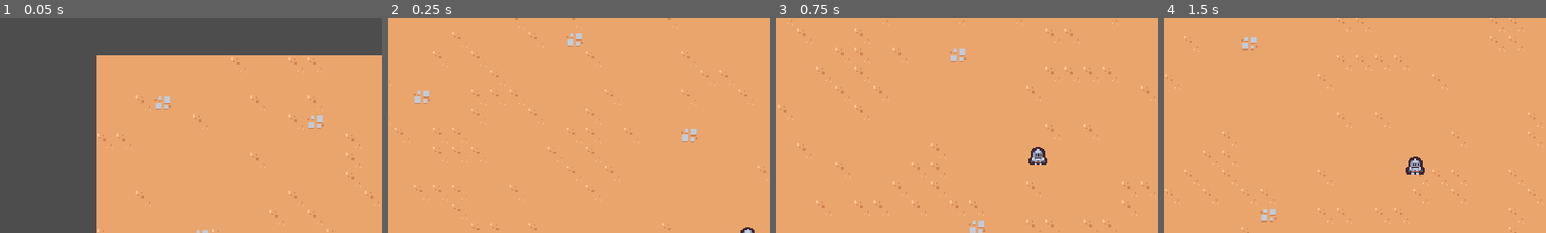
Above: before the commit, frames 1-4 (left to right).
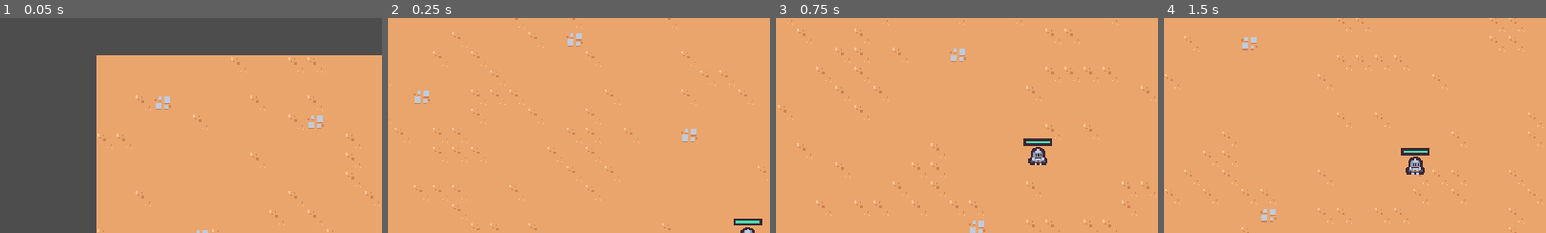
Above: after the commit, the same moments.

Repository: fguillen/2DSurvivorsCourse
Game: Godot game, scene res://Scenes/Main/Main.tscn
Same seed, same stepped clock (60 frames per second), same inputs: the game is played once before the commit and once after it.
Inputs (mouse positions are % of the whole screen's width and height, from its top left):
- Up to frame 1 (0.05 s): no input
- Up to frame 2 (0.25 s): no input
- Up to frame 3 (0.75 s): move the mouse to (72, 45) at 0.52 s; press the mouse at (72, 45) at 0.53 s; hold D (move_right) from 0.53 s (still down)
- Up to frame 4 (1.5 s): move the mouse to (30, 55) at 1.27 s; release D (move_right) at 1.28 s; release the mouse at (30, 55) at 1.28 s; hold S (move_down) from 1.28 s (still down); click (30, 55) at 1.35 s
The pictures show only the part of the screen within x 19-69%, y 17-67%; the shares and areas given below are measured in that part.

Frame 1 is identical in both runs. In frame 2, 0.2% of the frame differs, in the area x 90-98%, y 93-97%; in frame 3, 0.3%, in the area x 64-73%, y 56-60%; in frame 4, 0.3%.

Commit message:
Health bar and Success Screen

Diff:
--- a/Scenes/Main/Main.tscn
+++ b/Scenes/Main/Main.tscn
@@ -9,6 +9,7 @@
 [ext_resource type="PackedScene" uid="uid://1rc432x80f2i" path="res://Scenes/ui/experience_bar.tscn" id="2_rt856"]
 [ext_resource type="PackedScene" uid="uid://c41w1sn5oo1bw" path="res://environment/game_camera.tscn" id="3_g0q8l"]
 [ext_resource type="PackedScene" uid="uid://be0moexyb2s5l" path="res://Scenes/game_objects/enemy_base/enemy_base.tscn" id="4_o3xjv"]
+[ext_resource type="PackedScene" uid="uid://cdy4ev8vqokuf" path="res://Scenes/ui/success_screen.tscn" id="5_70iqb"]
 [ext_resource type="PackedScene" uid="uid://bx314cead33f2" path="res://Scenes/managers/upgrade_manager.tscn" id="5_imy0s"]
 [ext_resource type="PackedScene" uid="uid://brq02nvice0wv" path="res://Scenes/ui/upgrade_screen.tscn" id="6_y2ku4"]
 
@@ -22,6 +23,7 @@
 [node name="ExperienceManager" parent="." instance=ExtResource("1_y76ip")]
 
 [node name="ArenaTimeManager" parent="." instance=ExtResource("1_poucw")]
+success_screen_scene = ExtResource("5_70iqb")
 
 [node name="UpgradeManager" parent="." instance=ExtResource("5_imy0s")]
 upgrade_screen_scene = ExtResource("6_y2ku4")
--- a/Scenes/autoloads/groups_utils.gd
+++ b/Scenes/autoloads/groups_utils.gd
@@ -38,7 +38,7 @@
 
 
 func _get_first_node_in_group(group_name: String) -> Node:
-	if _cache.has(group_name):
+	if _cache.has(group_name) and is_instance_valid(_cache[group_name]):
 		return _cache[group_name]
 
 	var node = get_tree().get_first_node_in_group(group_name) as Node
--- a/Scenes/game_objects/Player/Player.gd
+++ b/Scenes/game_objects/Player/Player.gd
@@ -13,6 +13,10 @@
 	move_and_slide()
 
 
+func die():
+	queue_free()
+
+
 func _get_direction() -> Vector2:
 	var x_movement = Input.get_action_strength("move_right") - Input.get_action_strength("move_left")
 	var y_movement = Input.get_action_strength("move_down") - Input.get_action_strength("move_up")
--- a/Scenes/game_objects/Player/Player.tscn
+++ b/Scenes/game_objects/Player/Player.tscn
@@ -1,21 +1,51 @@
-[gd_scene load_steps=6 format=3 uid="uid://dwpp4bl441cr3"]
+[gd_scene load_steps=10 format=3 uid="uid://dwpp4bl441cr3"]
 
 [ext_resource type="Script" path="res://Scenes/game_objects/Player/Player.gd" id="1_5qcf4"]
 [ext_resource type="Texture2D" uid="uid://c4cj3derl7n8c" path="res://Scenes/game_objects/Player/Player_Sprite.png" id="1_xn35m"]
+[ext_resource type="PackedScene" uid="uid://n3uc4l5l247q" path="res://components/health/health_component.tscn" id="2_q5sy5"]
+[ext_resource type="PackedScene" uid="uid://bdtkwrkk21474" path="res://components/hurtbox_component.tscn" id="3_mr0p3"]
 [ext_resource type="PackedScene" uid="uid://07vxyye27dnq" path="res://Scenes/abilities/sword/sword_ability_controller.tscn" id="3_xvco3"]
+[ext_resource type="PackedScene" uid="uid://bgb5spu3gxpml" path="res://components/health_bar_component.tscn" id="4_jlx6i"]
+
+[sub_resource type="CircleShape2D" id="CircleShape2D_8altu"]
+radius = 7.0
+
+[sub_resource type="CircleShape2D" id="CircleShape2D_usfi4"]
+radius = 25.0
 
 [sub_resource type="CircleShape2D" id="CircleShape2D_hn5t8"]
 radius = 5.0
 
-[sub_resource type="CircleShape2D" id="CircleShape2D_usfi4"]
-radius = 25.0
-
 [node name="Player" type="CharacterBody2D" groups=["player"]]
-collision_layer = 0
+collision_layer = 2
 motion_mode = 1
 script = ExtResource("1_5qcf4")
 
+[node name="HealthComponent" parent="." instance=ExtResource("2_q5sy5")]
+debug = true
+
+[node name="HurtboxComponent" parent="." instance=ExtResource("3_mr0p3")]
+position = Vector2(0, -7)
+collision_mask = 4
+
+[node name="CollisionShape2D" type="CollisionShape2D" parent="HurtboxComponent"]
+shape = SubResource("CircleShape2D_8altu")
+
+[node name="HealthBarComponent" parent="." instance=ExtResource("4_jlx6i")]
+offset_left = -12.0
+offset_top = -22.0
+offset_right = 12.0
+offset_bottom = -16.0
+
 [node name="SwordAbilityController" parent="." instance=ExtResource("3_xvco3")]
+
+[node name="PickableArea2D" type="Area2D" parent="SwordAbilityController"]
+collision_layer = 128
+collision_mask = 64
+
+[node name="CollisionShape2D" type="CollisionShape2D" parent="SwordAbilityController/PickableArea2D"]
+position = Vector2(0, -6)
+shape = SubResource("CircleShape2D_usfi4")
 
 [node name="Sprite2D" type="Sprite2D" parent="."]
 position = Vector2(0, -8)
@@ -25,10 +55,6 @@
 position = Vector2(0, -5)
 shape = SubResource("CircleShape2D_hn5t8")
 
-[node name="PickableArea2D" type="Area2D" parent="."]
-collision_layer = 128
-collision_mask = 64
-
-[node name="CollisionShape2D" type="CollisionShape2D" parent="PickableArea2D"]
-position = Vector2(0, -6)
-shape = SubResource("CircleShape2D_usfi4")
+[connection signal="health_changed" from="HealthComponent" to="HealthBarComponent" method="set_health"]
+[connection signal="out_of_health" from="HealthComponent" to="." method="die"]
+[connection signal="got_hurt" from="HurtboxComponent" to="HealthComponent" method="damage"]
--- a/Scenes/game_objects/enemy_base/enemy_base.gd
+++ b/Scenes/game_objects/enemy_base/enemy_base.gd
@@ -5,6 +5,8 @@
 
 
 const MAX_SPEED = 40
+
+@export var damage := 1
 
 
 func die():
--- a/Scenes/game_objects/enemy_base/enemy_base.tscn
+++ b/Scenes/game_objects/enemy_base/enemy_base.tscn
@@ -13,7 +13,7 @@
 
 [node name="EnemyBase" type="CharacterBody2D" groups=["enemy"]]
 collision_layer = 4
-collision_mask = 13
+collision_mask = 5
 motion_mode = 1
 script = ExtResource("1_6rqo2")
 
@@ -23,7 +23,7 @@
 
 [node name="HurtboxComponent" parent="." instance=ExtResource("4_pysmj")]
 
-[node name="CollisionShape2D2" type="CollisionShape2D" parent="HurtboxComponent"]
+[node name="CollisionShape2D" type="CollisionShape2D" parent="HurtboxComponent"]
 position = Vector2(0, -4)
 shape = SubResource("CircleShape2D_5lm0i")
 
@@ -31,7 +31,7 @@
 position = Vector2(0, -4)
 texture = ExtResource("1_iil1o")
 
-[node name="CollisionShape2D" type="CollisionShape2D" parent="."]
+[node name="CollsionShape2D" type="CollisionShape2D" parent="."]
 position = Vector2(0, -5)
 shape = SubResource("CircleShape2D_bqa7d")
 
--- a/Scenes/managers/arena_time_manager.gd
+++ b/Scenes/managers/arena_time_manager.gd
@@ -1,8 +1,19 @@
 class_name ArenaTimeManager
 extends Node
+
+@export var success_screen_scene: PackedScene
 
 @onready var timer:Timer = $Timer
 
 
 func get_elapsed_time() -> float:
 	return timer.wait_time - timer.time_left
+
+
+func show_success_screen():
+	var success_screen = success_screen_scene.instantiate()
+	add_child(success_screen)
+
+
+func _on_timer_timeout():
+	show_success_screen()
--- a/Scenes/managers/arena_time_manager.tscn
+++ b/Scenes/managers/arena_time_manager.tscn
@@ -6,6 +6,8 @@
 script = ExtResource("1_csw5p")
 
 [node name="Timer" type="Timer" parent="."]
-wait_time = 60.0
+wait_time = 5.0
 one_shot = true
 autostart = true
+
+[connection signal="timeout" from="Timer" to="." method="_on_timer_timeout"]
--- /dev/null
+++ b/Scenes/ui/success_screen.gd
@@ -0,0 +1,34 @@
+# 01. @tool
+# 02. class_name
+# 03. extends
+extends CanvasLayer
+
+# 04. # docstring
+#
+# 05. signals
+# 06. enums
+# 07. constants
+# 08. exported variables
+# 09. public variables
+# 10. private variables
+# 11. onready variables
+#
+# 12. optional built-in virtual _init method
+# 13. optional built-in virtual _enter_tree() method
+# 14. built-in virtual _ready method
+func _ready():
+	get_tree().paused = true
+
+# 15. remaining built-in virtual methods
+# 16. public methods
+# 17. private methods
+# 18. signal listeners
+func _on_restart_button_pressed():
+	get_tree().paused = false
+	get_tree().reload_current_scene()
+
+
+func _on_quit_button_pressed():
+	get_tree().quit()
+
+# 19. subclasses
--- /dev/null
+++ b/Scenes/ui/success_screen.tscn
@@ -0,0 +1,60 @@
+[gd_scene load_steps=2 format=3 uid="uid://cdy4ev8vqokuf"]
+
+[ext_resource type="Script" path="res://Scenes/ui/success_screen.gd" id="1_lrkfe"]
+
+[node name="SuccessScreen" type="CanvasLayer"]
+process_mode = 3
+script = ExtResource("1_lrkfe")
+
+[node name="MarginContainer" type="MarginContainer" parent="."]
+anchors_preset = 15
+anchor_right = 1.0
+anchor_bottom = 1.0
+grow_horizontal = 2
+grow_vertical = 2
+
+[node name="Panel" type="Panel" parent="MarginContainer"]
+custom_minimum_size = Vector2(180, 150)
+layout_direction = 2
+layout_mode = 2
+size_flags_horizontal = 4
+size_flags_vertical = 4
+
+[node name="MarginContainer" type="MarginContainer" parent="MarginContainer/Panel"]
+layout_mode = 1
+anchors_preset = 15
+anchor_right = 1.0
+anchor_bottom = 1.0
+grow_horizontal = 2
+grow_vertical = 2
+theme_override_constants/margin_left = 8
+theme_override_constants/margin_top = 8
+theme_override_constants/margin_right = 8
+theme_override_constants/margin_bottom = 8
+
+[node name="VBoxContainer" type="VBoxContainer" parent="MarginContainer/Panel/MarginContainer"]
+layout_mode = 2
+
+[node name="TitleLabel" type="Label" parent="MarginContainer/Panel/MarginContainer/VBoxContainer"]
+layout_mode = 2
+theme_override_font_sizes/font_size = 24
+text = "Victory"
+horizontal_alignment = 1
+vertical_alignment = 1
+
+[node name="TextLabel" type="Label" parent="MarginContainer/Panel/MarginContainer/VBoxContainer"]
+layout_mode = 2
+text = "You won!"
+horizontal_alignment = 1
+vertical_alignment = 1
+
+[node name="RestartButton" type="Button" parent="MarginContainer/Panel/MarginContainer/VBoxContainer"]
+layout_mode = 2
+text = "Restart Game"
+
+[node name="QuitButton" type="Button" parent="MarginContainer/Panel/MarginContainer/VBoxContainer"]
+layout_mode = 2
+text = "Quit Game"
+
+[connection signal="pressed" from="MarginContainer/Panel/MarginContainer/VBoxContainer/RestartButton" to="." method="_on_restart_button_pressed"]
+[connection signal="pressed" from="MarginContainer/Panel/MarginContainer/VBoxContainer/QuitButton" to="." method="_on_quit_button_pressed"]
--- /dev/null
+++ b/components/damage_component.gd
@@ -0,0 +1,23 @@
+# 01. @tool
+# 02. class_name
+# 03. extends
+extends Area2D
+
+# 04. # docstring
+#
+# 05. signals
+# 06. enums
+# 07. constants
+# 08. exported variables
+# 09. public variables
+# 10. private variables
+# 11. onready variables
+#
+# 12. optional built-in virtual _init method
+# 13. optional built-in virtual _enter_tree() method
+# 14. built-in virtual _ready method
+# 15. remaining built-in virtual methods
+# 16. public methods
+# 17. private methods
+# 18. signal listeners
+# 19. subclasses
--- /dev/null
+++ b/components/damage_component.tscn
@@ -0,0 +1,6 @@
+[gd_scene load_steps=2 format=3 uid="uid://bjusqbiy3ysvi"]
+
+[ext_resource type="Script" path="res://components/damage_component.gd" id="1_145sf"]
+
+[node name="DamageComponent" type="Area2D"]
+script = ExtResource("1_145sf")
--- a/components/health/health_component.gd
+++ b/components/health/health_component.gd
@@ -2,16 +2,27 @@
 extends Node
 
 @export var max_health: = 10
+@export var debug: = false
 var health:int
 
 signal out_of_health
+signal health_changed(current_health: int, max_health: int)
 
 
 func _ready():
 	health = max_health
+	emit_signal("health_changed", health, max_health)
 
 
 func damage(value:int):
 	health = max(health - value, 0)
+	_log("%s.HealthComponent.damage: %d, health: %d" % [owner.name, value, health])
+	emit_signal("health_changed", health, max_health)
+
 	if health == 0:
 		emit_signal("out_of_health")
+
+
+func _log(message: String):
+	if debug:
+		print(message)
--- /dev/null
+++ b/components/health_bar_component.gd
@@ -0,0 +1,26 @@
+# 01. @tool
+# 02. class_name
+# 03. extends
+extends ProgressBar
+
+# 04. # docstring
+#
+# 05. signals
+# 06. enums
+# 07. constants
+# 08. exported variables
+# 09. public variables
+# 10. private variables
+# 11. onready variables
+#
+# 12. optional built-in virtual _init method
+# 13. optional built-in virtual _enter_tree() method
+# 14. built-in virtual _ready method
+# 15. remaining built-in virtual methods
+# 16. public methods
+func set_health(current_health: int, max_health: int):
+	value = min(current_health / float(max_health), 1.0)
+
+# 17. private methods
+# 18. signal listeners
+# 19. subclasses
--- /dev/null
+++ b/components/health_bar_component.tscn
@@ -0,0 +1,26 @@
+[gd_scene load_steps=4 format=3 uid="uid://bgb5spu3gxpml"]
+
+[ext_resource type="Script" path="res://components/health_bar_component.gd" id="1_ccjkt"]
+
+[sub_resource type="StyleBoxFlat" id="StyleBoxFlat_bnhff"]
+bg_color = Color(0.247059, 0.14902, 0.192157, 1)
+
+[sub_resource type="StyleBoxFlat" id="StyleBoxFlat_uaw8w"]
+bg_color = Color(0.262745, 0.882353, 0.701961, 1)
+border_width_left = 2
+border_width_top = 2
+border_width_right = 2
+border_width_bottom = 2
+border_color = Color(0.247059, 0.14902, 0.192157, 1)
+
+[node name="HealthBarComponent" type="ProgressBar"]
+custom_minimum_size = Vector2(24, 6)
+offset_right = 24.0
+offset_bottom = 6.0
+pivot_offset = Vector2(12, 3)
+theme_override_styles/background = SubResource("StyleBoxFlat_bnhff")
+theme_override_styles/fill = SubResource("StyleBoxFlat_uaw8w")
+max_value = 1.0
+value = 0.5
+show_percentage = false
+script = ExtResource("1_ccjkt")
--- a/components/hurtbox_component.gd
+++ b/components/hurtbox_component.gd
@@ -8,8 +8,12 @@
 # enums
 # constants
 # exported variables
+@export_range(0.0, 10.0) var damage_interval := 1.0
+
 # public variables
 # private variables
+var _hurting_entities = {}
+
 # onready variables
 # optional built-in virtual _init method
 # optional built-in virtual _enter_tree() method
@@ -19,10 +23,52 @@
 # private methods
 # subclasses
 
+func _add_hurting_entity(hurting_entity):
+	var timer := Timer.new()
+	add_child(timer)
+	timer.one_shot = false
+	timer.wait_time = damage_interval
+	timer.start()
+	timer.connect("timeout", _cause_damage.bind(hurting_entity.damage))
+
+	_hurting_entities[hurting_entity.get_instance_id()] = {
+		"timer": timer,
+		"entity": hurting_entity
+	}
+
+	_cause_damage(hurting_entity.damage)
+
+
+func _remove_hurting_entity(hurting_entity):
+	if not _hurting_entities.has(hurting_entity.get_instance_id()):
+		push_warning("HurtboxComponent.remove_hurting_entity doesn't exist: ", hurting_entity.get_instance_id())
+
+	var timer = _hurting_entities[hurting_entity.get_instance_id()]["timer"]
+	timer.stop()
+	remove_child(timer)
+
+	_hurting_entities.erase(hurting_entity.get_instance_id())
+
+
+func _cause_damage(value: int):
+	emit_signal("got_hurt", value)
 
 
 func _on_area_entered(area):
-	if not area.owner.damage:
-		return
+	if area.owner.damage:
+		_add_hurting_entity(area.owner)
 
-	emit_signal("got_hurt", area.owner.damage)
+
+func _on_body_entered(body):
+	if body.damage:
+		_add_hurting_entity(body)
+
+
+func _on_area_exited(area):
+	if area.owner.damage:
+		_remove_hurting_entity(area.owner)
+
+
+func _on_body_exited(body):
+	if body.damage:
+		_remove_hurting_entity(body)
--- a/components/hurtbox_component.tscn
+++ b/components/hurtbox_component.tscn
@@ -8,3 +8,6 @@
 script = ExtResource("1_cgloj")
 
 [connection signal="area_entered" from="." to="." method="_on_area_entered"]
+[connection signal="area_exited" from="." to="." method="_on_area_exited"]
+[connection signal="body_entered" from="." to="." method="_on_body_entered"]
+[connection signal="body_exited" from="." to="." method="_on_body_exited"]
Not shown: 1 places in Scenes/Main/Main.tscn that only renumber resources
